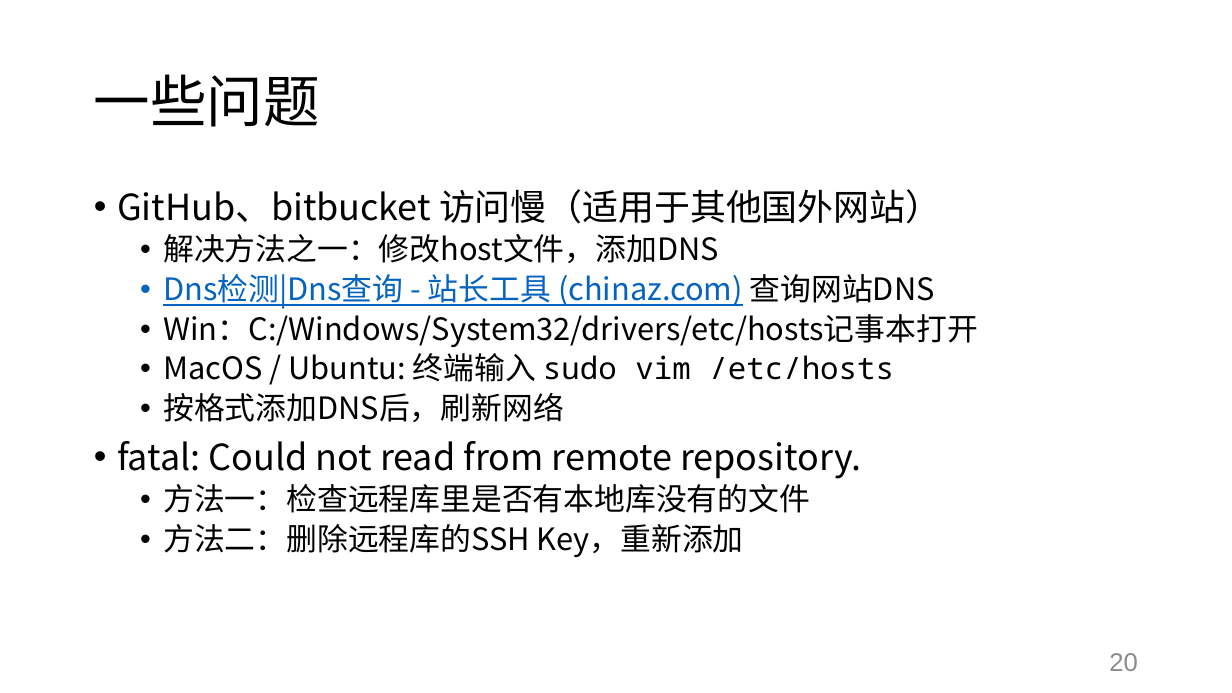
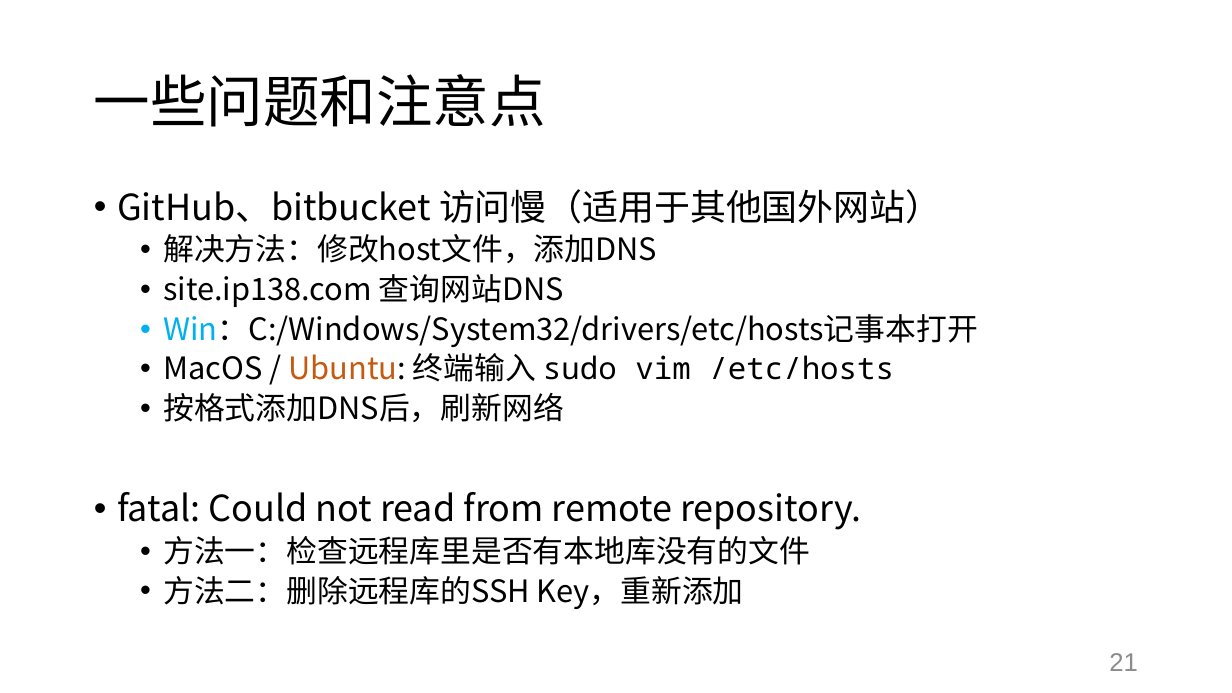
Before and after one commit to SwaggyZhang/Tutorial, a slide deck: slide 21 of 20220513.pptx (slide 20 before the commit). Drawn at 1232x693 pixels with LibreOffice and Linux fonts; fonts in the diff are those of the drawing. Boxes give left, top, right and bottom in pixels: in the first picture for what was removed or moved away, otherwise in the second. Text is boxed around its words. In the diff, an @@ line names an element or a change of style, - is before the commit and + after.

```diff
--- a/20220513.pptx
+++ b/20220513.pptx
@@ title at [94, 74, 546, 127]: text changed @@
-一些问题
+一些问题和注意点
@@ text at [163, 234, 657, 307]: text changed @@
-  • 解决方法之一：修改host文件，添加DNS
-  • Dns检测|Dns查询 - 站长工具 (chinaz.com) 查询网站DNS
+  • 解决方法：修改host文件，添加DNS
+  • site.ip138.com 查询网站DNS
@@ text at [163, 314, 978, 382]: text colour #000000 to #00B0F0 in "Win：C:/Windows/System32/drivers/etc/hosts记事本打开"; text colour #000000 to #C55A11 in "Ubuntu:" @@
@@ page number at [1109, 653, 1138, 671]: text changed @@
-20
+21
```
Also in this commit, not shown: 6 other slides changed, 3 slides added, 5 other files.
